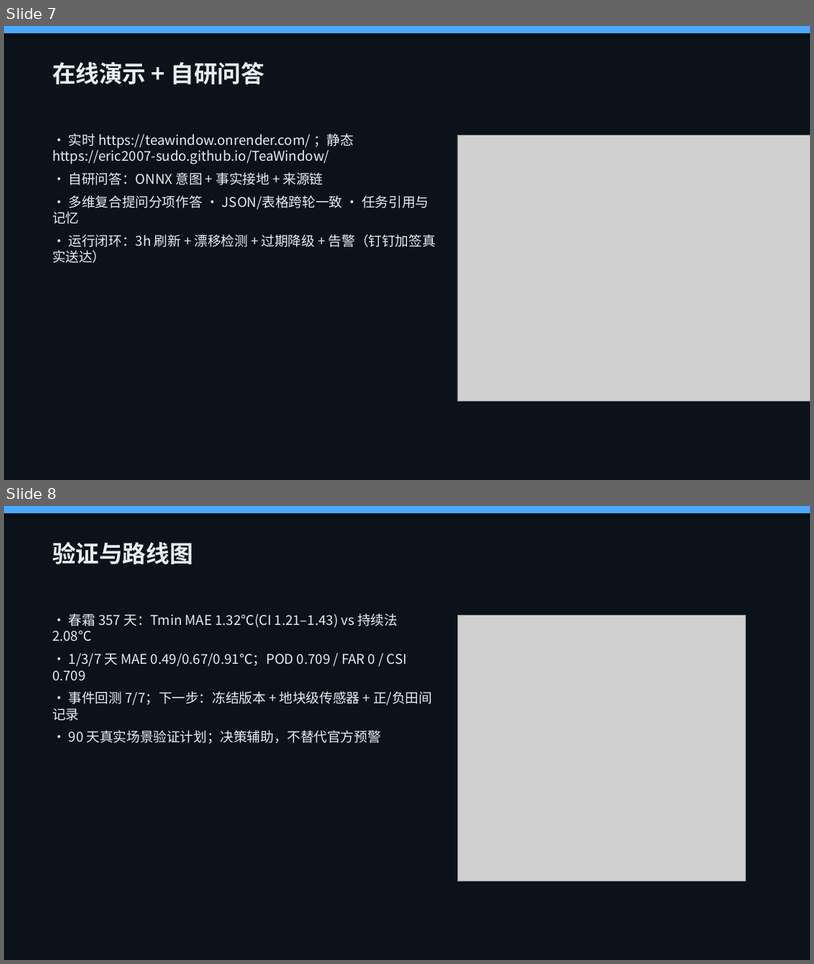
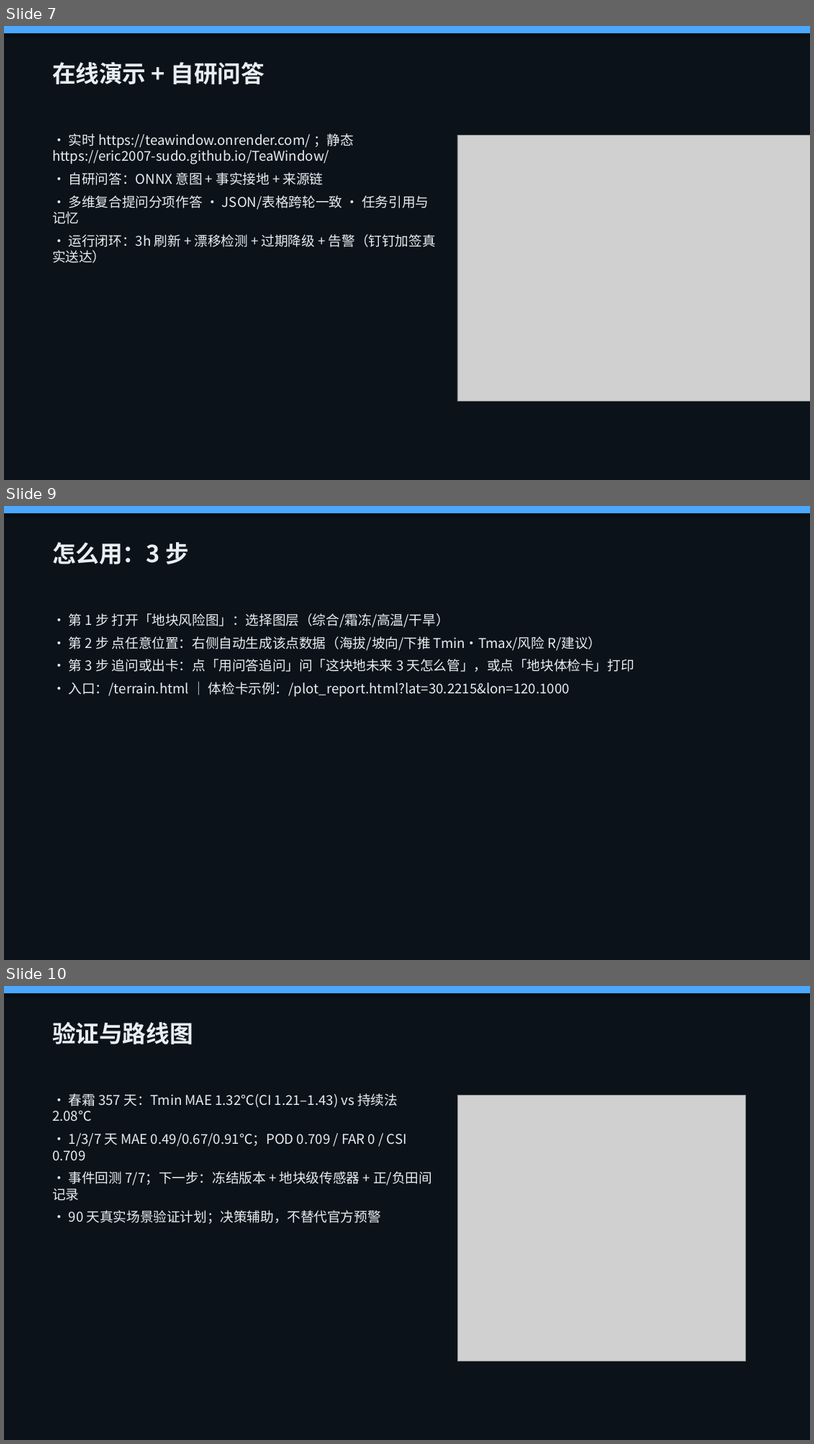
Before and after one commit to Eric2007-sudo/TeaWindow, a slide deck: submit/TeaWindow_路演.pptx. Shown one above the other, each under a label of ours: slides 7 and 8 before the commit, slides 7, 9 and 10 after it; the slides between them are not shown. The pictures are 814x964 and 814x1444 pixels, drawn with LibreOffice and Linux fonts; fonts in the diff are those of the drawing; grey boxes stand for pictures. Boxes give left, top, right and bottom in pixels: in the first picture for what was removed or moved away, otherwise in the second. Text is boxed around its words. In the diff, an @@ line names an element or a change of style, - is before the commit and + after.

Commit message:
deck/video: add plot-level features + 3-step usage (12 slides, 60s video); update community post & checklist; refresh bundle

```diff
--- a/submit/TeaWindow_路演.pptx
+++ b/submit/TeaWindow_路演.pptx
@@ slide 9 added at (x1=4, y1=506, x2=810, y2=960), background #FFFFFF @@
@@ rectangle added at (x1=4, y1=506, x2=810, y2=960), fill #0B1219 @@
@@ rectangle added at (x1=4, y1=506, x2=810, y2=513), fill #4AA8FF @@
@@ text added at (x1=52, y1=542, x2=189, y2=564), 28 pt, text #E8EEF3, bold @@
+怎么用：3 步
@@ text added at (x1=69, y1=613, x2=635, y2=697), 16 pt, text #E8EEF3 @@
+• 第 1 步 打开「地块风险图」：选择图层（综合/霜冻/高温/干旱）
+• 第 2 步 点任意位置：右侧自动生成该点数据（海拔/坡向/下推 Tmin·Tmax/风险 R/建议）
+• 第 3 步 追问或出卡：点「用问答追问」问「这块地未来 3 天怎么管」，或点「地块体检卡」打印
+• 入口：/terrain.html ｜ 体检卡示例：/plot_report.html?lat=30.2215&lon=120.1000
@@ what was slide 8 is now slide 10 @@
```
Also in this commit, not shown: 1 other slide added, 11 other files.
